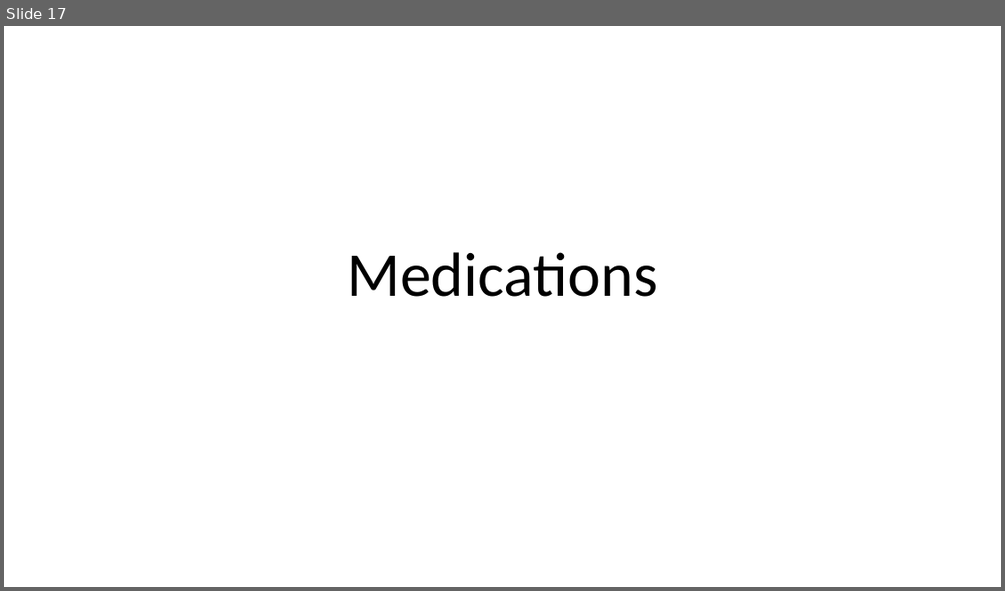
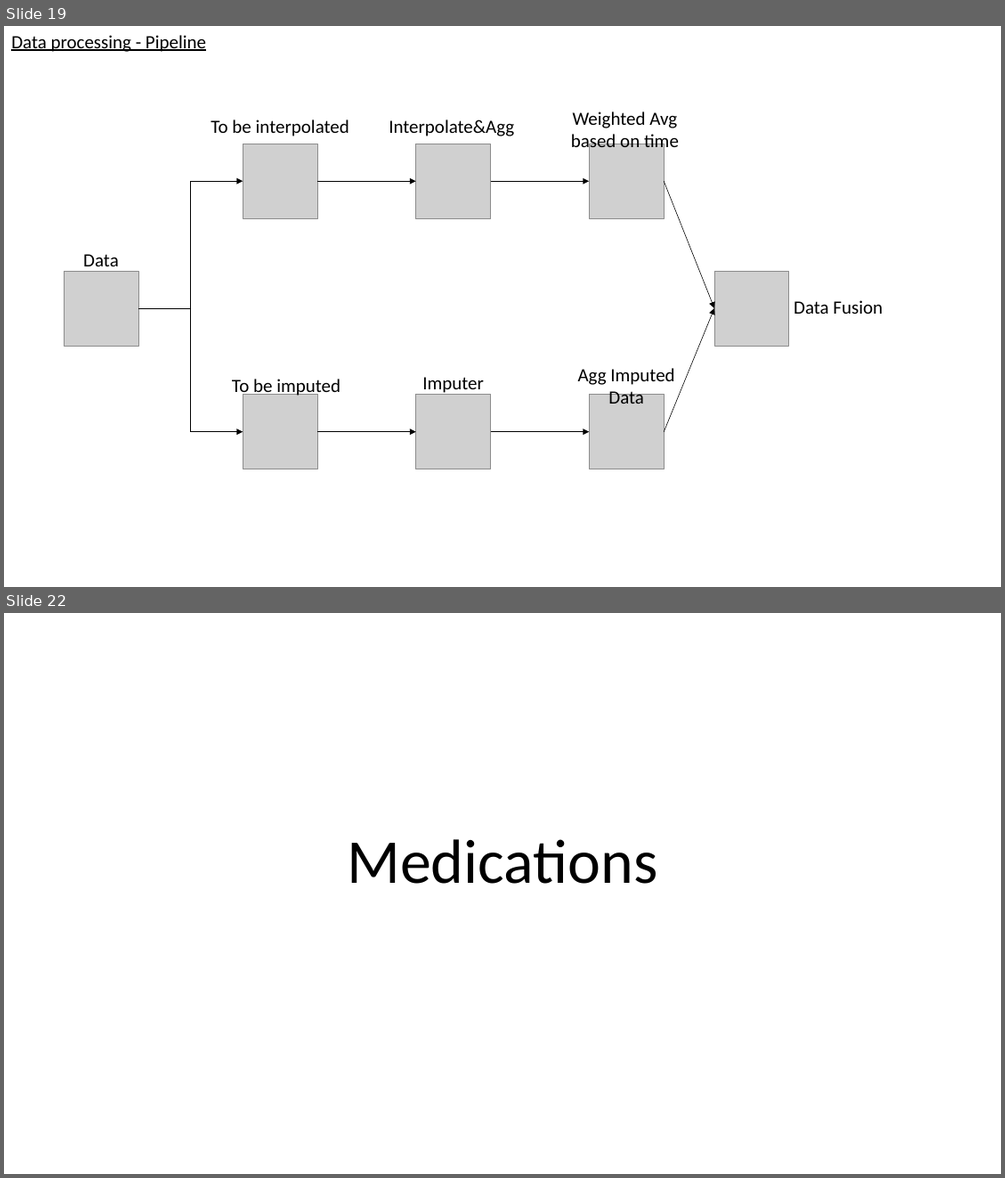
Before and after one commit to UPOD-datascience/ODIN, a slide deck: assets/ppt/data_exploration.pptx. Shown one above the other, each under a label of ours: slide 17 before the commit, slides 19 and 22 after it; the slides between them are not shown. The pictures are 1005x591 and 1005x1178 pixels, drawn with LibreOffice and Linux fonts; fonts in the diff are those of the drawing; grey boxes stand for pictures. Boxes give left, top, right and bottom in pixels: in the first picture for what was removed or moved away, otherwise in the second. Text is boxed around its words. In the diff, an @@ line names an element or a change of style, - is before the commit and + after.

```diff
--- a/assets/ppt/data_exploration.pptx
+++ b/assets/ppt/data_exploration.pptx
@@ slide 19 added at (x1=4, y1=26, x2=1001, y2=587), background #FFFFFF @@
@@ text added at (x1=11, y1=35, x2=206, y2=52), 18 pt, text #000000, underline @@
+Data processing - Pipeline
@@ text added at (x1=210, y1=119, x2=349, y2=136), 18 pt, text #000000 @@
+To be interpolated
@@ text added at (x1=388, y1=119, x2=514, y2=136), 18 pt, text #000000 @@
+Interpolate&Agg
@@ text added at (x1=571, y1=111, x2=679, y2=153), 18 pt, text #000000 @@
+Weighted Avg based on time
@@ picture added at (x1=243, y1=143, x2=317, y2=218) @@
@@ picture added at (x1=416, y1=143, x2=491, y2=218) @@
@@ picture added at (x1=589, y1=143, x2=663, y2=218) @@
@@ elbow arrow added from (138, 308) to (243, 181), #000000 0.5 pt @@
@@ arrow added from (317, 181) to (416, 181), #000000 0.5 pt @@
@@ arrow added from (491, 181) to (589, 181), #000000 0.5 pt @@
@@ arrow added from (663, 181) to (714, 308), #000000 0.5 pt @@
@@ text added at (x1=83, y1=254, x2=119, y2=273), 18 pt, text #000000 @@
+Data
@@ picture added at (x1=64, y1=271, x2=138, y2=346) @@
@@ picture added at (x1=714, y1=271, x2=789, y2=346) @@
@@ elbow arrow added from (138, 308) to (243, 432), #000000 0.5 pt @@
@@ arrow added from (663, 432) to (714, 308), #000000 0.5 pt @@
@@ text added at (x1=793, y1=300, x2=882, y2=313), 18 pt, text #000000 @@
+Data Fusion
@@ text added at (x1=578, y1=368, x2=674, y2=403), 18 pt, text #000000 @@
+Agg Imputed Data
@@ text added at (x1=232, y1=378, x2=340, y2=397), 18 pt, text #000000 @@
+To be imputed
@@ picture added at (x1=243, y1=394, x2=317, y2=469) @@
@@ picture added at (x1=416, y1=394, x2=491, y2=469) @@
@@ text added at (x1=422, y1=377, x2=484, y2=395), 18 pt, text #000000 @@
+Imputer
@@ picture added at (x1=589, y1=394, x2=663, y2=469) @@
@@ arrow added from (317, 432) to (416, 432), #000000 0.5 pt @@
@@ arrow added from (491, 432) to (589, 432), #000000 0.5 pt @@
@@ what was slide 17 is now slide 22 @@
```
Also in this commit, not shown: 2 slides changed, 5 other slides added, 1 slide removed, 2 other files.
